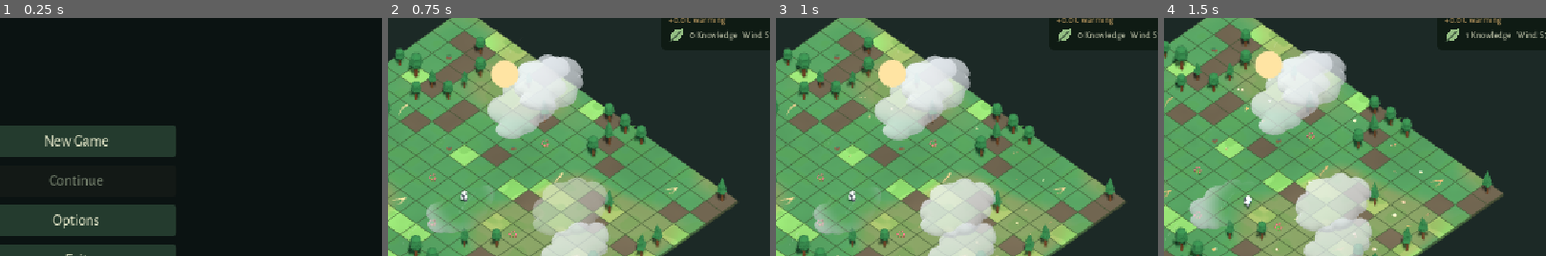
Above: before the commit, frames 1-4 (left to right).
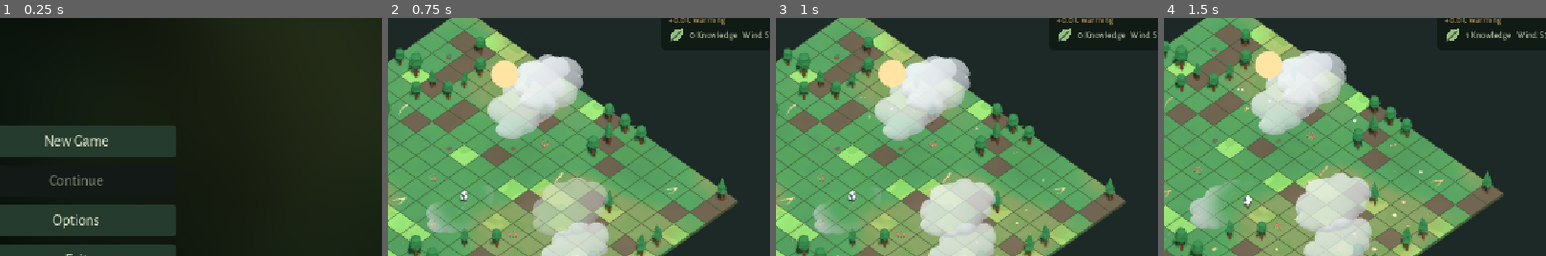
Above: after the commit, the same moments.

Repository: emir-masinovic/gameup-2026-nihilists
Game: Godot game, scene res://features/menus/main_menu.tscn
The game is run twice, just before and just after one commit, with the same random seed, the same clock (stepped at 60 frames per second) and the same inputs.
Inputs (mouse positions are % of the whole screen's width and height, from its top left):
- Up to frame 1 (0.25 s): no input
- Up to frame 2 (0.75 s): click "New Game" at 0.5 s
- Up to frame 3 (1 s): no input
- Up to frame 4 (1.5 s): tap Enter (ui_accept) at 1.25 s; move the mouse to (72, 45) at 1.27 s; hold D (move_east) from 1.28 s (still down); hold F (eat) from 1.28 s (still down); click (72, 45) at 1.42 s
The pictures show only the part of the screen within x 40-90%, y 12-62%; the shares and areas given below are measured in that part.

The runs differ from the first frame. In frame 1, 2.8% of the frame differs, in the area x 82-98%, y 3-42%; in frame 2, nothing differs; in frame 3, nothing differs; in frame 4, nothing differs.

Commit message:
fix: preserve decorations and add nature menu backdrop

Diff:
--- a/features/levels/forest/VisualEcologyProps.gd
+++ b/features/levels/forest/VisualEcologyProps.gd
@@ -84,7 +84,10 @@
 func _eligible(cell: Vector2i) -> bool:
 	var grid = _world.grid
 	if not grid.in_bounds(cell) or cell.x <= 0 or cell.y <= 0 or cell.x >= grid.SIZE-1 or cell.y >= grid.SIZE-1: return false
-	if cell.distance_to(grid.start) < 2.5 or cell.x == grid.start.x or cell.y == grid.start.y or cell == grid.objective or _world._planting_occupied(cell): return false
+	if cell.distance_to(grid.start) < 2.5 or cell.x == grid.start.x or cell.y == grid.start.y or cell == grid.objective or _world.decorated_cells.has(cell): return false
+	# Unlike planting occupancy, decorative props must ignore the player's temporary cell.
+	for descriptor in _world.custom_interactables:
+		if descriptor.cell == cell: return false
 	var data = grid.cells[cell.y*grid.SIZE+cell.x]
 	return data.terrain == "grass" and not data.get("water",false) and not data.tree and not data.get("log",false) and not …(242 unchanged characters)…
 
--- /dev/null
+++ b/features/menus/ShaderNatureMenu.gdshader
@@ -0,0 +1,42 @@
+shader_type canvas_item;
+// Texture-free presentation: two value-noise samples and two silhouette layers.
+float hash_point(vec2 p) {
+ vec3 h = fract(vec3(p.xyx)*0.1031);
+ h += dot(h,h.yzx+33.33);
+ return fract((h.x+h.y)*h.z);
+}
+float soft_noise(vec2 p) {
+ vec2 cell = floor(p);
+ vec2 f = fract(p);f = f*f*(3.0-2.0*f);
+ return mix(mix(hash_point(cell),hash_point(cell+vec2(1.0,0.0)),f.x),mix(hash_point(cell+vec2(0.0,1.0)),hash_point(cell+vec2(1.0)),f.x),f.y);
+}
+float trees(vec2 p,float spacing,float base,float height,float seed) {
+ float column = floor(p.x/spacing);
+ float local_x = abs(fract(p.x/spacing)-0.5);
+ float top = base-height*mix(0.7,1.2,hash_point(vec2(column,seed)));
+ float level = (p.y-top)/(base-top);
+ float width = (0.12+0.3*fract(level*3.0))*smoothstep(0.0,0.2,level);
+ float canopy = (1.0-smoothstep(width,width+0.025,local_x))*smoothstep(0.0,0.015,level)*(1.0-smoothstep(0.97,1.0,level));
+ float trunk = (1.0-smoothstep(0.025,0.045,local_x))*smoothstep(top,base,p.y);
+ return max(max(canopy,trunk),smoothstep(base,base+0.02,p.y));
+}
+void fragment() {
+ float aspect = SCREEN_PIXEL_SIZE.y/SCREEN_PIXEL_SIZE.x;
+ vec2 p = vec2((UV.x-0.5)*aspect,UV.y);
+ float drift = TIME*0.006;
+ float organic = soft_noise(p*3.0+vec2(drift,-drift*0.4))*0.7+soft_noise(p*6.0-vec2(drift*0.6,0.0))*0.3;
+ vec3 forest = mix(vec3(0.018,0.04,0.033),vec3(0.065,0.135,0.09),organic*(1.0-UV.y*0.4));
+ vec2 sun = p-vec2(aspect*0.28,0.24);
+ float glow = exp(-dot(sun,sun)*5.0);
+ forest += vec3(0.13,0.12,0.045)*glow*(0.8+organic*0.2);
+ float breeze = sin(TIME*0.12)*0.003;
+ float distant = trees(vec2(p.x+2.0+breeze,UV.y),0.17,0.94,0.32,7.0);
+ forest = mix(forest,vec3(0.028,0.065,0.049),distant*0.85);
+ float near = trees(vec2(p.x+3.1+breeze*0.5,UV.y),0.23,1.02,0.38,19.0);
+ forest = mix(forest,vec3(0.012,0.031,0.025),near);
+ // Keep the unchanged central button column quiet and high-contrast.
+ float center = 1.0-smoothstep(0.12,0.35,abs(UV.x-0.5));
+ forest *= 1.0-center*0.25;
+ float vignette = clamp(1.0-length((UV-0.5)*vec2(0.8,0.6))*0.5,0.6,1.0);
+ COLOR = vec4(forest*vignette,1.0);
+}
--- a/features/menus/main_menu.tscn
+++ b/features/menus/main_menu.tscn
@@ -1,8 +1,13 @@
-[gd_scene load_steps=3 format=3]
+[gd_scene load_steps=5 format=3]
 
 [ext_resource type="Script" path="res://features/menus/main_menu.gd" id="1"]
 
 [ext_resource type="Theme" path="res://features/menus/theme_forest.tres" id="2_theme"]
+
+[ext_resource type="Shader" path="res://features/menus/ShaderNatureMenu.gdshader" id="3_background"]
+
+[sub_resource type="ShaderMaterial" id="ShaderMaterial_background"]
+shader = ExtResource("3_background")
 
 [node name="MainMenu" type="Control"]
 layout_mode = 3
@@ -15,6 +20,8 @@
 theme = ExtResource("2_theme")
 
 [node name="Backdrop" type="ColorRect" parent="."]
+material = SubResource("ShaderMaterial_background")
+mouse_filter = 2
 layout_mode = 1
 anchors_preset = 15
 anchor_right = 1.0
--- a/tests/world_presentation_test.gd
+++ b/tests/world_presentation_test.gd
@@ -127,6 +127,28 @@
 		check(props._eligible(Vector2i(site.index%world.grid.SIZE,site.index/world.grid.SIZE)),"Decoration starts clear of reserved, water and interactive cells")
 	# The headless dummy renderer returns black for color readback; native checks white.
 	check(props.batches.all(func(batch): return batch.multimesh.use_colors and (DisplayServer.get_name() == "headless" or batch.multimesh.instance_count == 0 or batch.multimesh.get_instance_color(0) == Color.WHITE)),"Compatibility instance colors preserve imported petal palettes")
+	var player = world.get_node("GridPlayer")
+	var original_player_cell = player.cell
+	for branch_prop in [false,true]:
+		var decorated = props.sites.filter(func(site): return (site.batch >= 5) == branch_prop)[0]
+		var decorated_cell = Vector2i(decorated.index%world.grid.SIZE,decorated.index/world.grid.SIZE)
+		check(world.grid.traversable(decorated_cell),"Decorative flower/branch cells remain traversable")
+		player.cell = decorated_cell
+		props.update_state()
+		check(decorated.active == 1.0,"Player entering a decorated cell does not hide it")
+		player.cell = original_player_cell
+		props.update_state()
+		check(decorated.active == 1.0,"Player leaving a decorated cell does not hide it")
+		world.decorated_cells[decorated_cell] = true
+		props.update_state()
+		check(decorated.active == 0.0,"Permanent decorative landmark occupancy still hides props")
+		world.decorated_cells.erase(decorated_cell)
+		var descriptor = {"id":"test.decoration.blocker","cell":decorated_cell}
+		world.custom_interactables.append(descriptor)
+		props.update_state()
+		check(decorated.active == 0.0,"Registered interaction occupancy still hides props")
+		world.custom_interactables.erase(descriptor)
+	props.update_state()
 	var duplicate_props = props.get_script().new()
 	world.add_child(duplicate_props)
 	duplicate_props.configure(world)
@@ -145,7 +167,7 @@
 	flower_data.moisture = 0.7;flower_data.health = 0.7
 	props.update_state()
 	check(flower.target > 0.65 and flower.from < flower.target,"Recovery interpolates instead of instantly restoring flowers")
-	for blocker in ["pending_seeds","log","tree","prepared","berry_bush"]:
+	for blocker in ["pending_seeds","log","tree","prepared","berry_bush","water","burning","burned","tilled"]:
 		flower_data[blocker] = 1 if blocker == "pending_seeds" else true
 		props.update_state()
 		check(flower.active == 0.0,"Decorations hide when interactive occupancy appears: "+blocker)
Not shown, added: features/menus/ShaderNatureMenu.gdshader.uid
